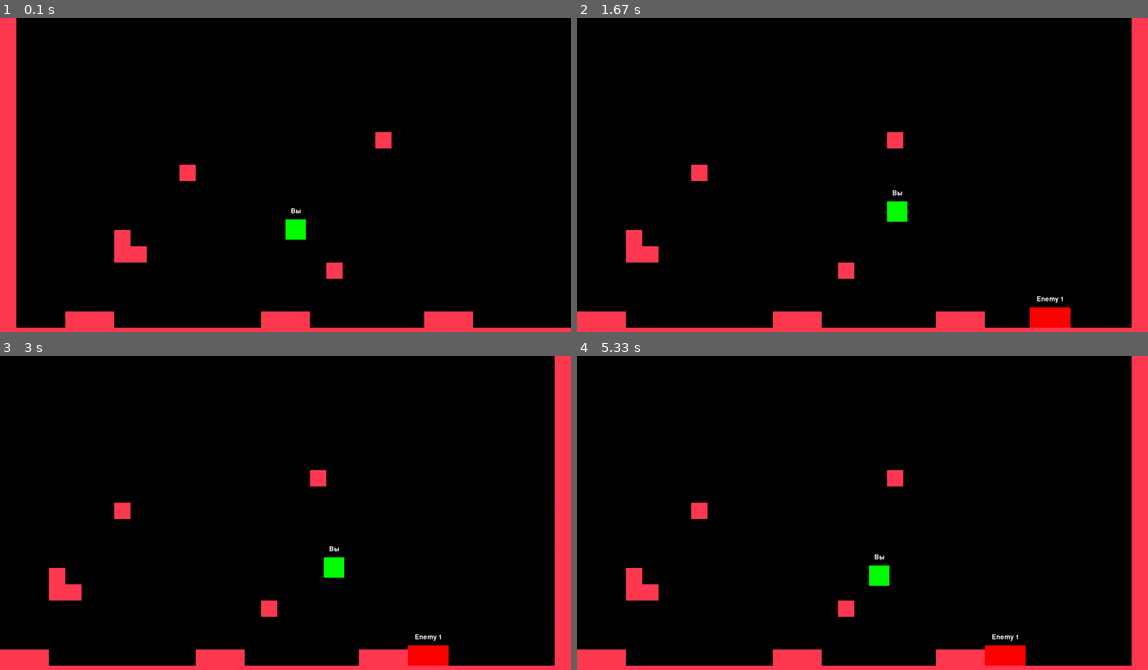
Above: before the commit, frames 1-4 (two rows, left to right).
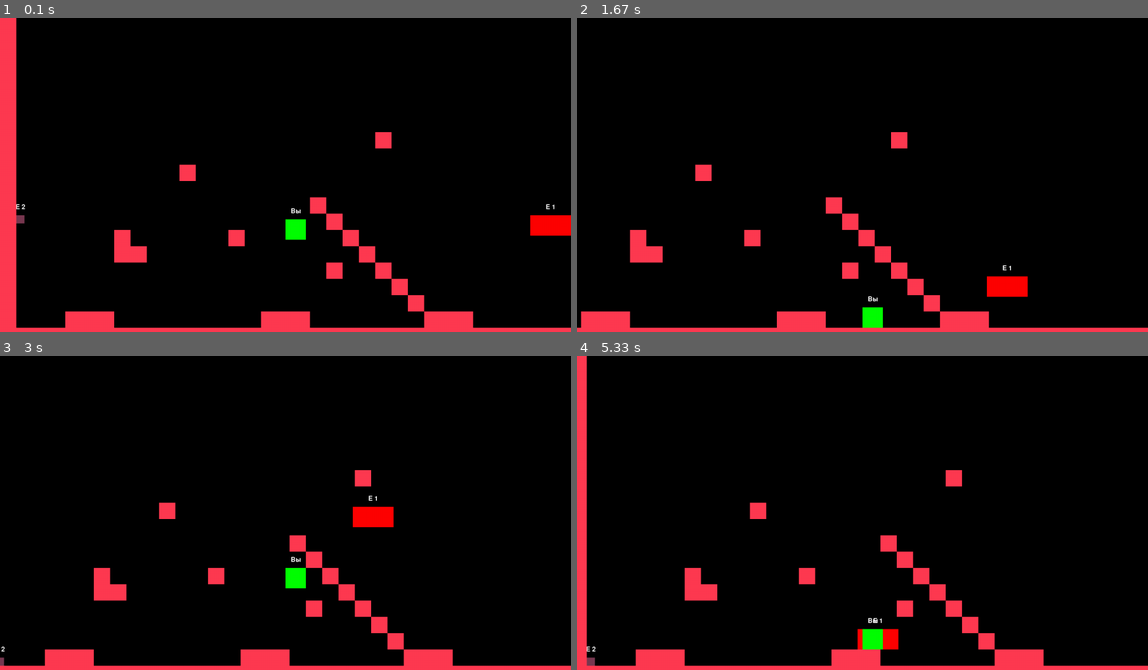
Above: after the commit, the same moments.

Repository: irl-lik/pygame
Game: pygame game, started from main.py
Two runs of this game, one before a commit and one after it. Both use one fixed random seed, a clock stepped at 60 frames per second and the inputs below.
Inputs:
- Up to frame 1 (0.1 s): no input
- Up to frame 2 (1.67 s): hold D 0.33-0.8 s; hold D 0.83-1.3 s; tap Space at 0.9, 1.2, 1.4 s; hold A from 1.33 s (still down)
- Up to frame 3 (3 s): tap Space at 1.7, 1.97, 2.27, 2.4, 2.7 s; release A at 1.87 s; hold A 1.9-2.3 s; hold D 2.33-2.97 s
- Up to frame 4 (5.33 s): hold A 3-3.47 s; tap Space at 3.07, 3.37, 3.57, 3.87, 4.07, 4.37, 4.57, 4.87, 5.13 s; hold D 3.5-3.97 s; hold D 4-4.47 s; hold A 4.5-5.03 s; hold A from 5.07 s (still down)

The runs differ from the first frame. In frame 1, 1.8% of the frame differs, in the area x 2-100%, y 56-94%; in frame 2, 6.4%; in frame 3, 9.7%; in frame 4, 11%, in the area x 0-100%, y 0-99%.

Commit message:
0.5v commit

Diff:
--- a/main.py
+++ b/main.py
@@ -1,8 +1,9 @@
 import pygame
 from pycache.enemy import Enemy
 from pycache.player import Player
-from pycache.levels.level1 import level_rect_list
+from pycache.levels.level1 import get_level, level_rect_list
 from pycache.camera import Camera
+
 
 pygame.init()
 
@@ -12,8 +13,8 @@
 
 # Инициализация уровня и камеры
 tiles_list = level_rect_list()
-total_level_width = 39 * 40
-total_level_height = 26 * 40
+total_level_width = len(get_level().split('\n')[0]) * 40
+total_level_height = len(get_level().split('\n')) * 40
 camera = Camera(total_level_width, total_level_height, WIDTH, HEIGHT)
 
 # Инициализация игрока и противника
@@ -22,8 +23,10 @@
 player_width = 50
 player_height = 50
 player = Player(player_x, player_y, player_width, player_height, (0, 255, 0))
-enemy1 = Enemy(WIDTH, player_y, 100, 50, 5, (255, 0, 0))
-enemy1.set_name("Enemy 1")
+enemy1 = Enemy(WIDTH - 100, player_y - 250, total_level_height - HEIGHT, 100, 50, 5, (255, 0, 0))
+enemy2 = Enemy(40, player_y - 250, total_level_height - HEIGHT, 20, 20, 10, (121, 57, 81))
+enemy1.set_name("E 1")
+enemy2.set_name("E 2")
 
 running = True
 while running:
@@ -40,7 +43,9 @@
     camera_x, camera_y = camera.get_pos()
     # Обновление врагов
     enemy1.move_towards_player(player_x, player_y, player_width, player_height, 500)
-    enemy1.draw(screen, camera_x, camera_y, total_level_height - HEIGHT)
+    enemy1.draw(screen, camera_x, camera_y)
+    enemy2.move_towards_player(player_x, player_y, player_width, player_height, 500)
+    enemy2.draw(screen, camera_x, camera_y)
     # Отрисовка игрока с учётом камеры
     player.draw(screen, camera_x, camera_y)
     # Применение сдвига камеры к всем объектам на уровне
--- a/pycache/enemy.py
+++ b/pycache/enemy.py
@@ -3,29 +3,32 @@
 from .levels.level1 import level_rect_list
 
 class Enemy(Entity):
-    def __init__(self, x, y, width, height, speed, color=None, image=None):
+    def __init__(self, x, y, absolute_y, width, height, speed, color=None, image=None):
         super().__init__(x, y, width, height, color, image)
         self.name = None
         self.speed = speed
         self.speed_x = 0
-        self.y_speed = 0
+        self.speed_y = 0
+        self.absolute_y = absolute_y
+        self.isJumping = False
+        self.isFalling = True
+        self.jumpCounter = 0
         self.tiles_list = level_rect_list()
 
     def set_name(self, name):
         self.name = name
 
-
-    def draw(self, screen, camera_x, camera_y, absolute_y):
+    def draw(self, screen, camera_x, camera_y):
         if self.image:
             screen.blit(self.image, (self.x - camera_x, self.y))
         elif self.color:
-            pygame.draw.rect(screen, self.color, (self.x - camera_x, self.y - camera_y + absolute_y, self.width, self.height))
+            pygame.draw.rect(screen, self.color, (self.x - camera_x, self.y - camera_y + self.absolute_y, self.width, self.height))
         if not self.name:
             return
 
         font = pygame.font.Font(None, 24)
         text_surface = font.render(self.name, True, (255, 255, 255))
-        text_rect = text_surface.get_rect(center=(self.x - camera_x + self.width // 2, self.y - camera_y + absolute_y - 20))  # Получаем прямоугольник для позиционирования текста точно сверху Entrity
+        text_rect = text_surface.get_rect(center=(self.x - camera_x + self.width // 2, self.y - camera_y + self.absolute_y - 20))  # Получаем прямоугольник для позиционирования текста точно сверху Entrity
         screen.blit(text_surface, text_rect)
 
     def get_pos(self):
@@ -43,9 +46,18 @@
             else:
                 self.speed_x = +min(self.speed, distance)
 
+        if self.isJumping and self.jumpCounter == 0 and not self.isFalling:
+            self.jumpCounter = 10
+        if self.isFalling:
+            self.isJumping = False
+        if self.isJumping:
+            self.speed_y = self.jumpCounter * 4 + 4
+            if self.jumpCounter != -10:
+                self.jumpCounter -= 1
+
         enemy_rect = pygame.Rect(self.x + self.speed_x, self.y, self.width, self.height)
         for tile in self.tiles_list:
-            if not enemy_rect.colliderect((tile.x, tile.y - 240, tile.width, tile.height)): continue
+            if not enemy_rect.colliderect((tile.x, tile.y - self.absolute_y, tile.width, tile.height)): continue
 
             if self.speed_x > 0:
                 self.speed_x = 0
@@ -55,7 +67,31 @@
                 self.x = tile.x + tile.width
             else:
                 self.speed_x = 0
+            self.isJumping = True
+            self.jumpCounter = 0
+            break
 
+        self.speed_y -= 4
+
+
+        self.isFalling = True
+        enemy_rect = pygame.Rect(self.x, self.y - self.speed_y, self.width, self.height)
+        for tile in self.tiles_list:
+            if not enemy_rect.colliderect((tile.x, tile.y - self.absolute_y, tile.width, tile.height)): continue
+            if self.speed_y > 0:
+                self.speed_y = 0
+                self.y = tile.y - self.absolute_y + tile.height
+                self.isJumping = False
+            elif self.speed_y < 0:
+                self.speed_y = 0
+                self.y = tile.y - self.absolute_y - self.height
+            else:
+                self.speed_y = 0
+            self.jumpCounter = 0
+            self.isFalling = False
+            break
+
+        self.y -= self.speed_y
         self.x += self.speed_x
 
     def camera_upd(self, camera_pos):
--- a/pycache/levels/level1.py
+++ b/pycache/levels/level1.py
@@ -1,32 +1,31 @@
 import pygame
 
-level =  '''---------------------------------------
--                                     -
--                                     -
--                                     -
--                                     -
--                                     -
--                                     -
--                                     -
--                                     -
--                                     -
--                                     -
--                                     -
--                                     -
--                      -              -
--                                     -
--          -                          -
--                                     -
--                                     -
--                                     -
--      -                              -
--      --                             -
--                   -                 -
--                                     -
--                                     -
--   ---         ---       ---         -
----------------------------------------
-'''
+level =  '''-----------------------------------------------------------
+-                                                         -
+-                                                         -
+-                                                         -
+-                                                         -
+-                                                         -
+-                                                         -
+-                                                         -
+-                                                         -
+-                                                         -
+-                                                         -
+-                                                         -
+-                                                         -
+-                      -                                  -
+-                                                         -
+-          -                                              -
+-                                                         -
+-                  -                                      -
+-                   -                                     -
+-      -      -      -                                    -
+-      --             -                                   -
+-                   -  -                                  -
+-                       -                                 -
+-                        -                                -
+-   ---         ---       ---                             -
+-----------------------------------------------------------'''
 
 def get_level() -> str:
     return level
--- a/pycache/player.py
+++ b/pycache/player.py
@@ -77,6 +77,7 @@
                 self.x = tile.x + tile.width
             else:
                 self.speed_x = 0
+            break
 
         self.isFalling = True
         player_rect = pygame.Rect(self.x, self.y - self.speed_y, self.width, self.height)
@@ -93,8 +94,10 @@
                 self.isJumping = False
             else:
                 self.speed_y = 0
+
             self.jumpCounter = 0
             self.isFalling = False
+            break
 
         self.x += self.speed_x
         self.y -= self.speed_y
